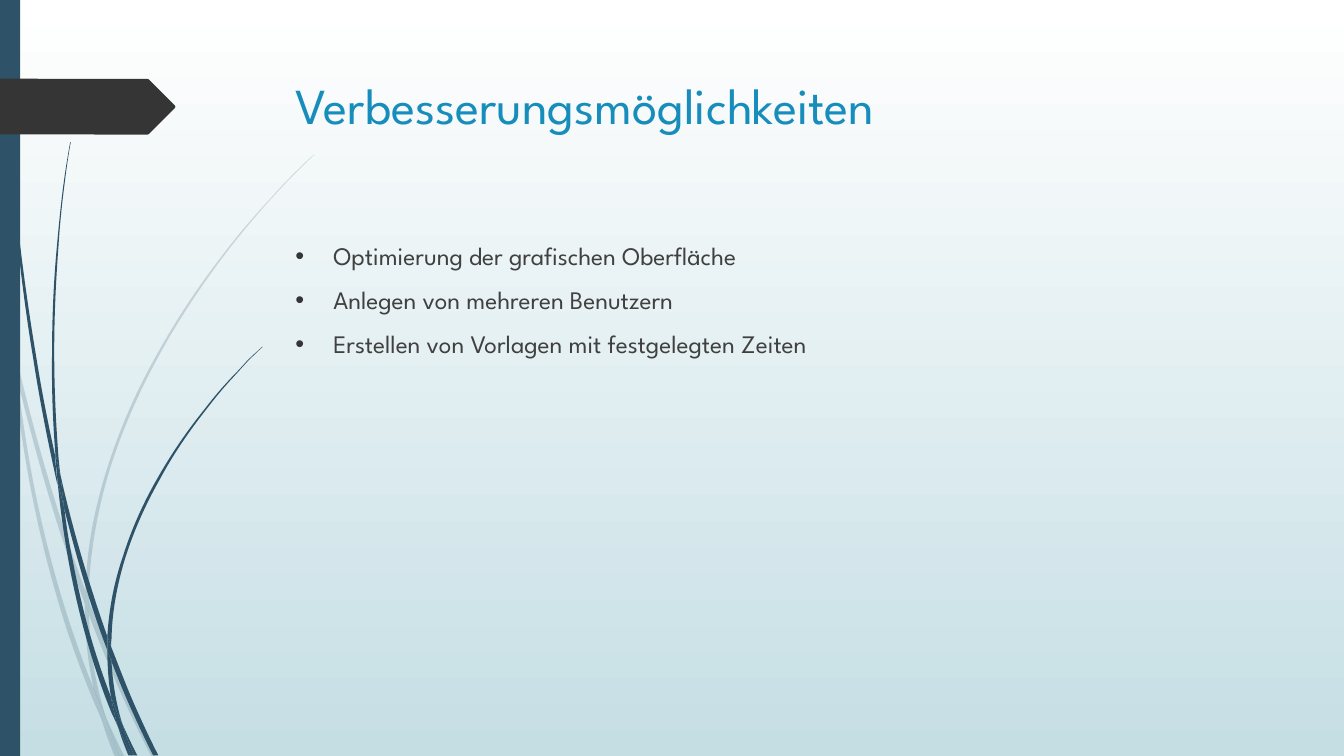
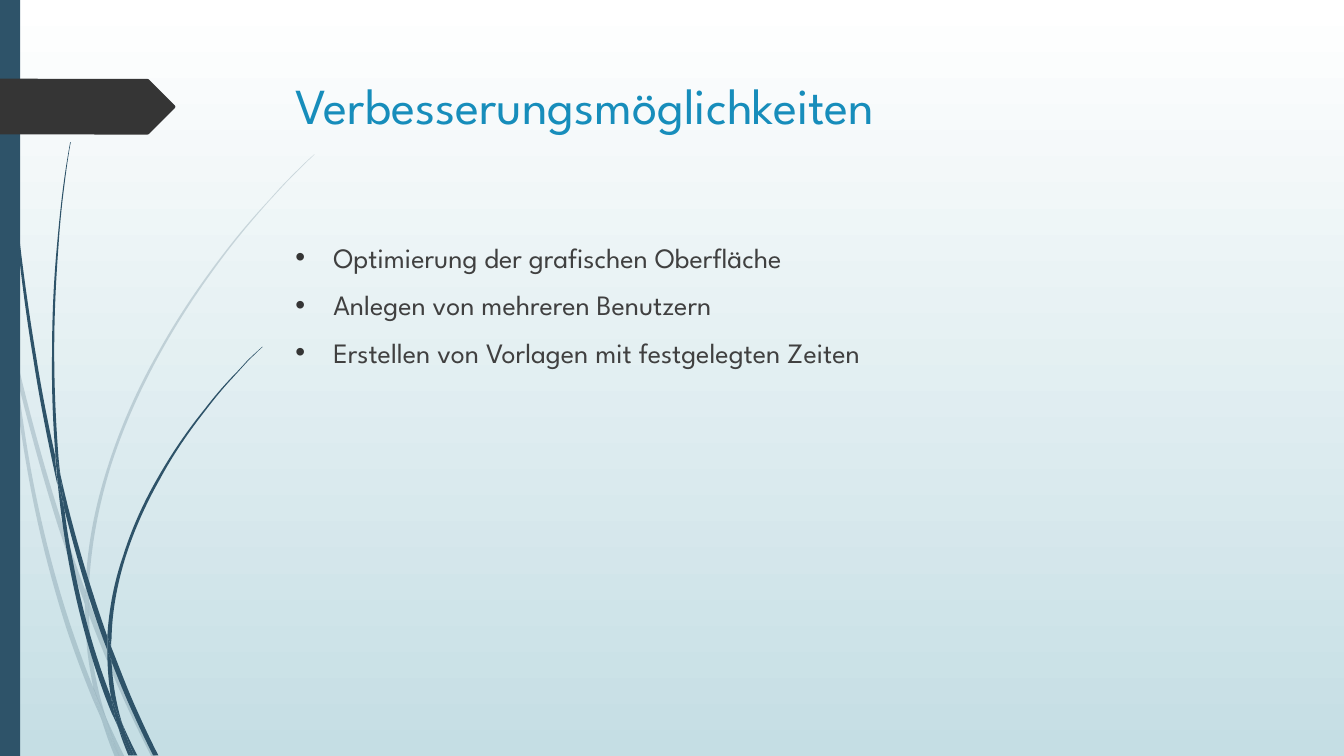
Before and after one commit to Katzenfuetterungsanlage/fuettr_prototype, a slide deck: slide 6 of Diplomarbeit/Powerpoint/Harrer.pptx. Drawn at 1344x756 pixels with LibreOffice and Linux fonts; fonts in the diff are those of the drawing. Boxes give left, top, right and bottom in pixels: in the first picture for what was removed or moved away, otherwise in the second. Text is boxed around its words. In the diff, an @@ line names an element or a change of style, - is before the commit and + after.

Commit message:
Harrer Text und Präsentation

```diff
--- a/Diplomarbeit/Powerpoint/Harrer.pptx
+++ b/Diplomarbeit/Powerpoint/Harrer.pptx
@@ text "Optimierung der grafischen Oberfläche" at [333, 248, 860, 369]: size 18 to 20 pt @@
```
Also in this commit, not shown: 5 other slides changed, 1 other file.
